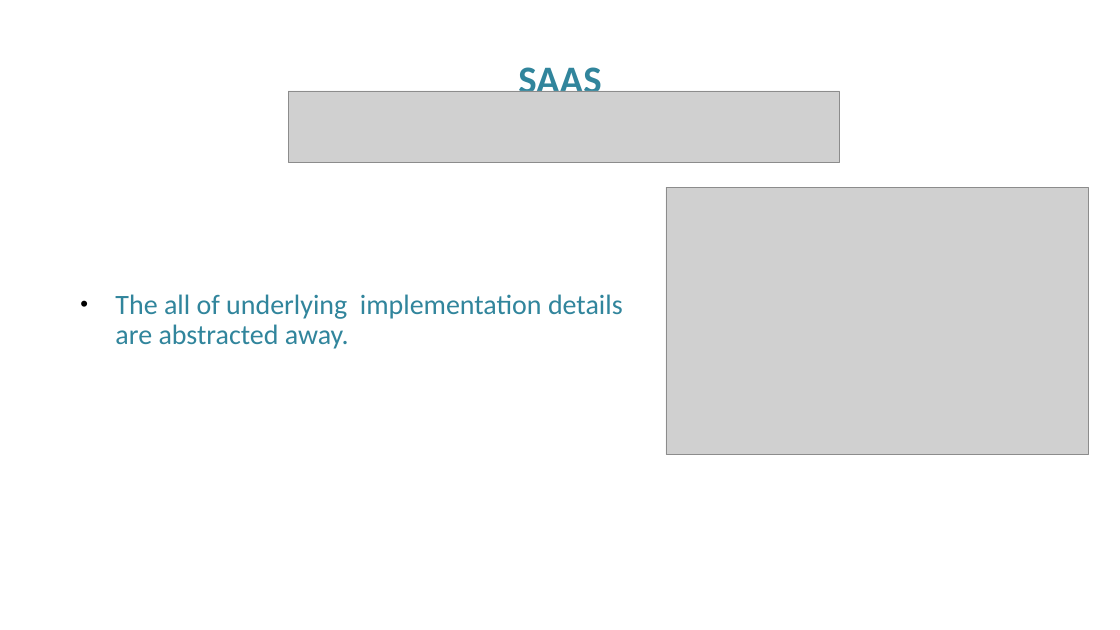
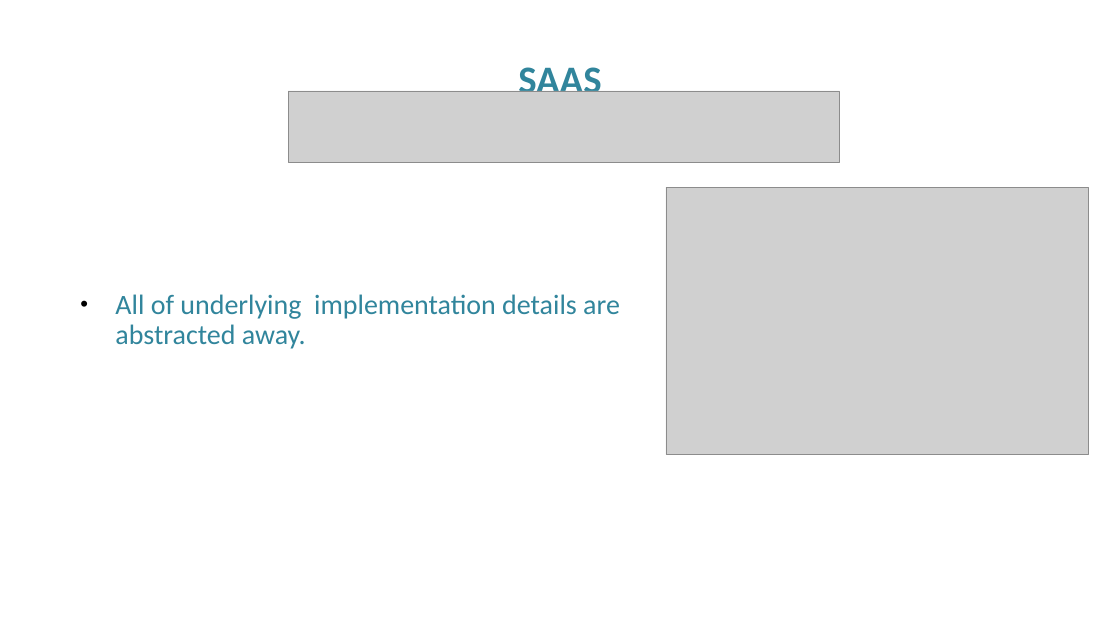
Before and after one commit to FITE-5thYear/InformationSystems, a slide deck: slide 17 of scaling in the cloud.pptx (slide 16 before the commit). Drawn at 1120x630 pixels with LibreOffice and Linux fonts; fonts in the diff are those of the drawing; grey boxes stand for pictures; background and template pictures are left out. Boxes give left, top, right and bottom in pixels: in the first picture for what was removed or moved away, otherwise in the second. Text is boxed around its words. In the diff, an @@ line names an element or a change of style, - is before the commit and + after.

```diff
--- a/scaling in the cloud.pptx
+++ b/scaling in the cloud.pptx
@@ text at (x1=115, y1=294, x2=620, y2=349): text changed @@
-• The all of underlying implementation details are abstracted away.
+• All of underlying implementation details are abstracted away.
```
Also in this commit, not shown: 1 other slide changed, 1 slide added, 1 other file.
